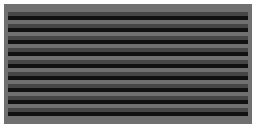
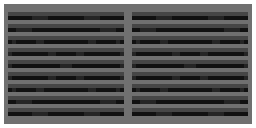
The second (256, 128) image is a revision of the first. Changes to its layers:
painted on "Layer 3" over (8, 12, 248, 116)
